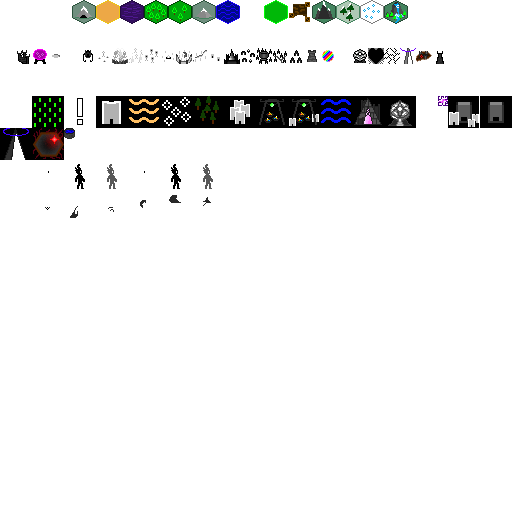
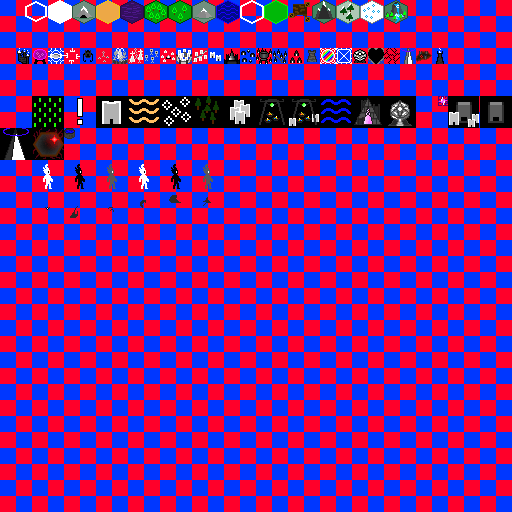
Comparing the layer stacks of the two w=512, h=512 images. Changes:
showed "16x16" over left=0, top=0, right=512, bottom=512
